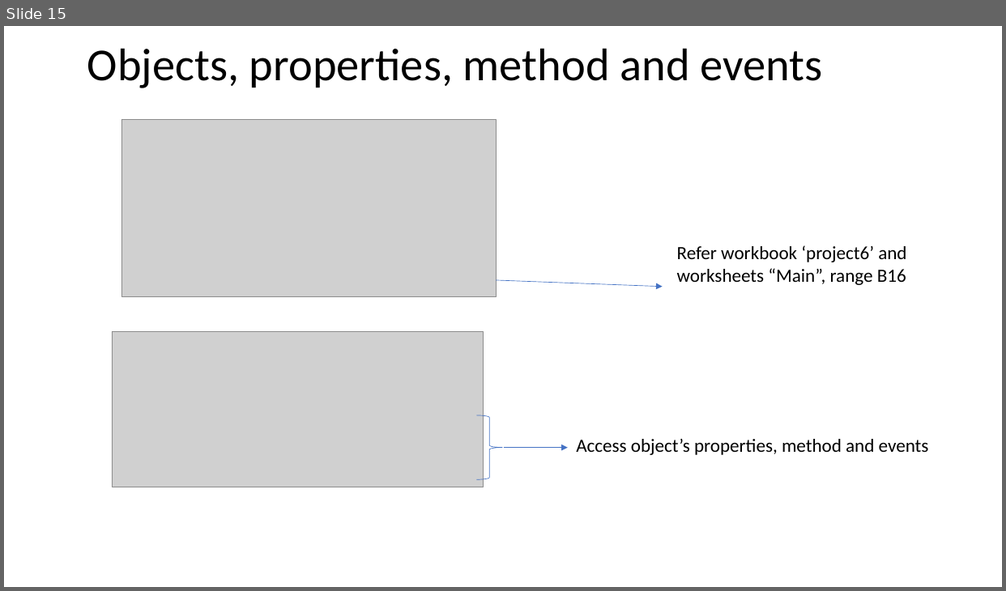
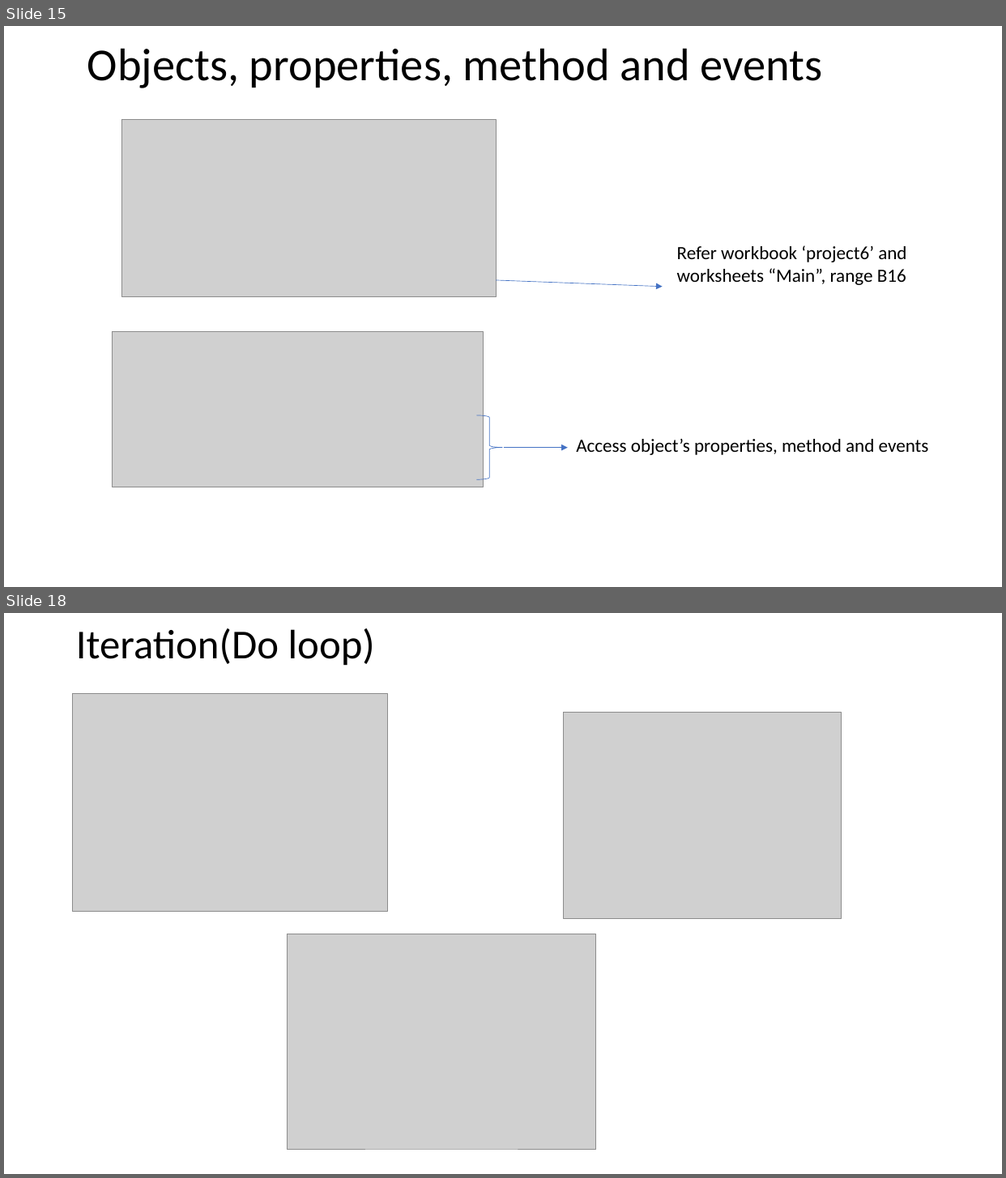
Before and after one commit to liuxu-github-ui/Excel, a slide deck: VBA.pptx. Shown one above the other, each under a label of ours: slide 15 before the commit, slides 15 and 18 after it; the slides between them are not shown. The pictures are 1006x591 and 1006x1178 pixels, drawn with LibreOffice and Linux fonts; fonts in the diff are those of the drawing; grey boxes stand for pictures. Boxes give left, top, right and bottom in pixels: in the first picture for what was removed or moved away, otherwise in the second. Text is boxed around its words. In the diff, an @@ line names an element or a change of style, - is before the commit and + after.

```diff
--- a/VBA.pptx
+++ b/VBA.pptx
@@ slide 18 added at box(4, 613, 1002, 1174), background #FFFFFF @@
@@ title added at box(76, 628, 375, 666), 39.6 pt, text #000000 @@
+Iteration(Do loop)
@@ picture added at box(73, 693, 387, 912) @@
@@ picture added at box(564, 713, 842, 918) @@
@@ picture added at box(287, 934, 595, 1150) @@
```
Also in this commit, not shown: 2 slides changed, 3 other slides added, 1 slide removed.
